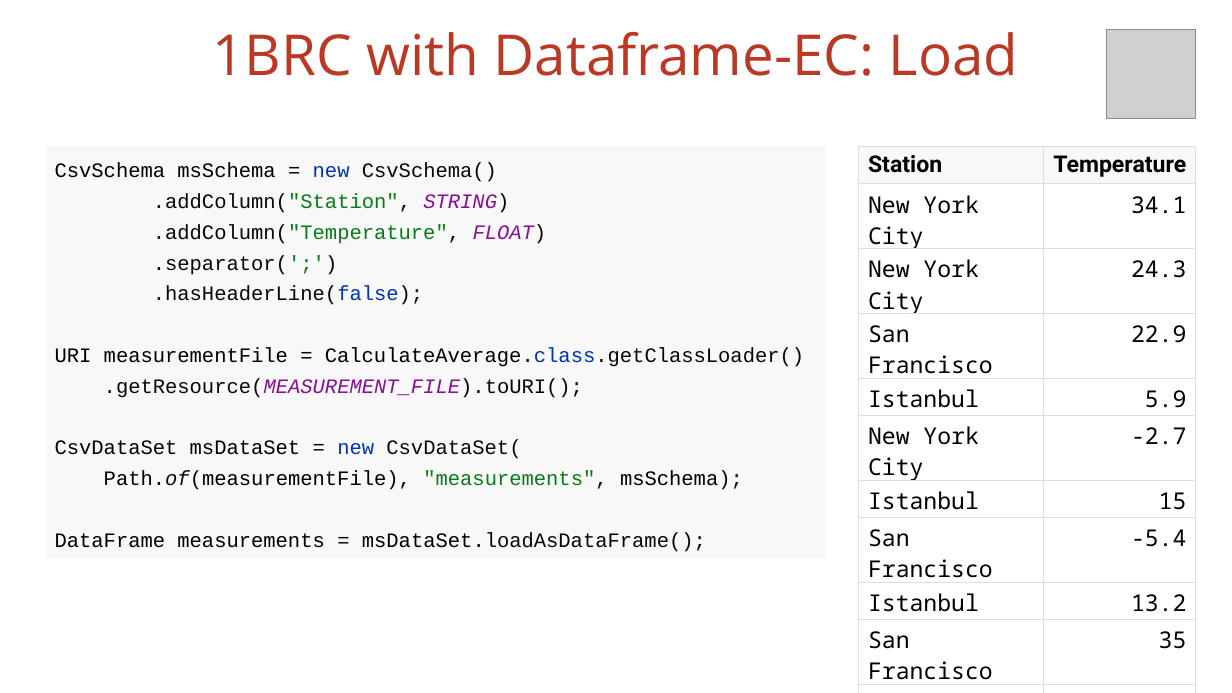
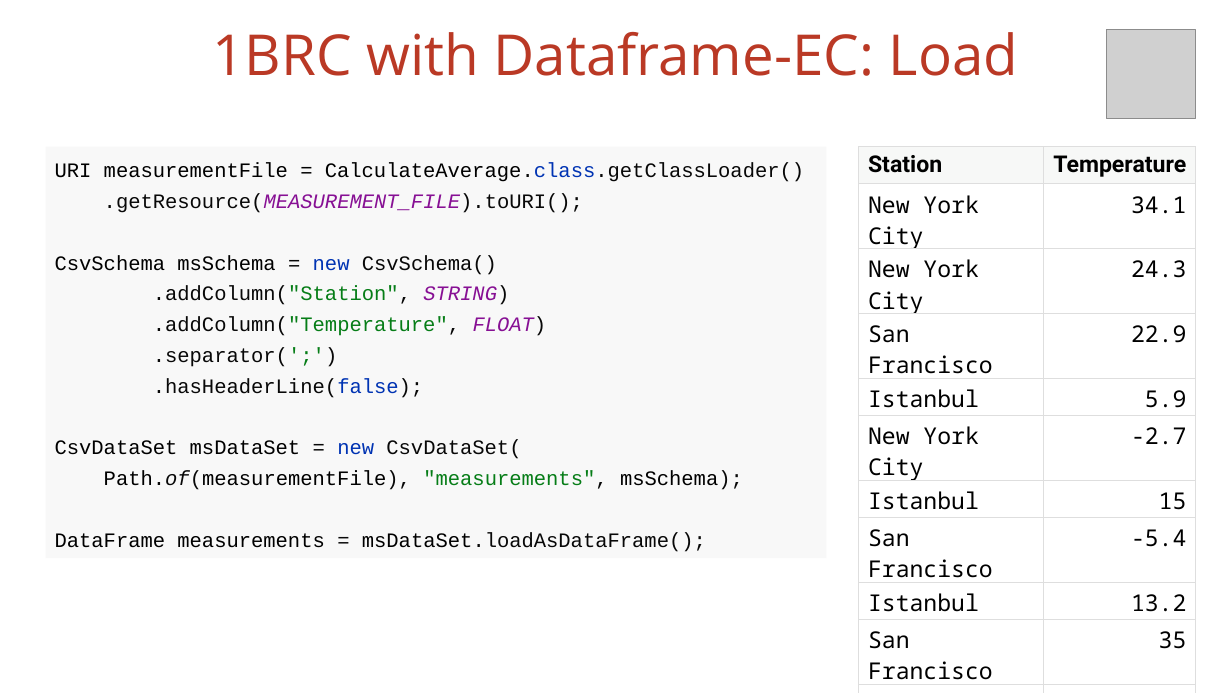
Before and after one commit to vmzakharov/missing-dataframe-talk, a slide deck: slide 13 of presentation/Missing_Dataframe_Short.pptx. Drawn at 1232x693 pixels with LibreOffice and Linux fonts; fonts in the diff are those of the drawing; grey boxes stand for pictures. Boxes give left, top, right and bottom in pixels: in the first picture for what was removed or moved away, otherwise in the second. Text is boxed around its words. In the diff, an @@ line names an element or a change of style, - is before the commit and + after.

```diff
--- a/presentation/Missing_Dataframe_Short.pptx
+++ b/presentation/Missing_Dataframe_Short.pptx
@@ text in rectangle at [55,163,804,182]: text changed; text colour #080808 to #000000 @@
-CsvSchema msSchema = new CsvSchema()
-.addColumn("Station", STRING)
-.addColumn("Temperature", FLOAT)
-.separator(';')
-.hasHeaderLine(false);
-URI measurementFile = CalculateAverage.class.getClassLoader()
+URI measurementFile = CalculateAverage.class.getClassLoader()
@@ text in rectangle at [55,255,547,398]: paragraph added @@
+CsvSchema msSchema = new CsvSchema()
+.addColumn("Station", STRING)
+.addColumn("Temperature", FLOAT)
+.separator(';')
+.hasHeaderLine(false);
```
Also in this commit, not shown: 16 other slides changed, 1 slide removed, 1 other file.
